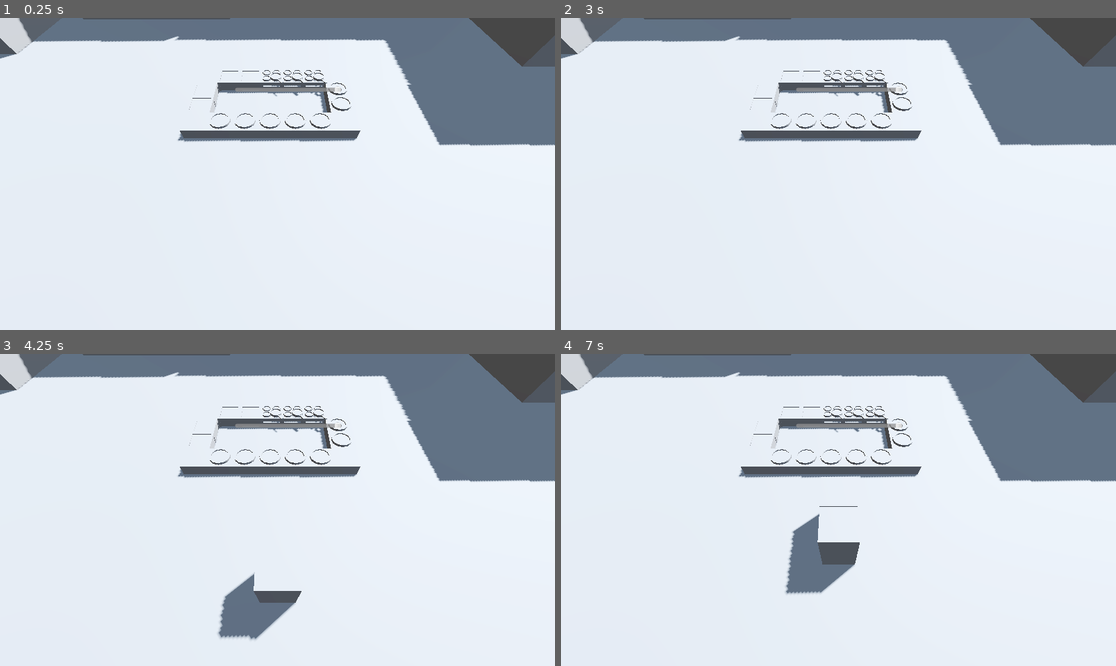
Above: before the commit, frames 1-4 (two rows, left to right).
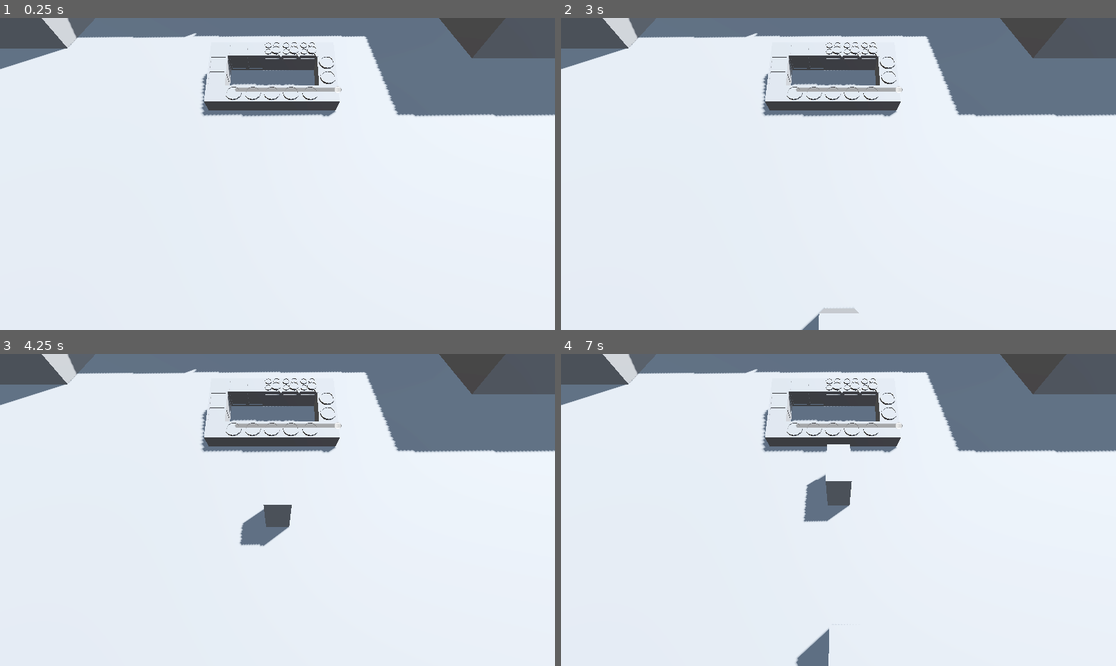
Above: after the commit, the same moments.

Repository: thewasmans/2026-game-jam-burger-truck
Game: Godot game, scene res://scenes/main.tscn
The game is run twice, just before and just after one commit, with the same random seed, the same clock (stepped at 60 frames per second) and the same inputs.
Inputs:
- Up to frame 1 (0.25 s): no input
- Up to frame 2 (3 s): tap Enter at 0.5, 2 s; tap Space at 1.25, 2.75 s
- Up to frame 3 (4.25 s): no input
- Up to frame 4 (7 s): no input

The runs differ from the first frame. In frame 1, 12% of the frame differs, in the area x 0-100%, y 0-41%; in frame 2, 12%; in frame 3, 15%; in frame 4, 15%, in the area x 0-100%, y 0-100%.

Commit message:
rotated kitchen and moved camera

Diff:
--- a/contents/prefabs/kitchen/kitchen.tscn
+++ b/contents/prefabs/kitchen/kitchen.tscn
@@ -19,49 +19,49 @@
 shape = SubResource("BoxShape3D_frebv")
 
 [node name="Counter" parent="." unique_id=870078296 instance=ExtResource("1_3r5eq")]
-transform = Transform3D(1, 0, 0, 0, 1, 0, 0, 0, 1, 0, 0, 1.4956052)
+transform = Transform3D(1, 0, 0, 0, 0.97472614, -0.2234032, 0, 0.2234032, 0.97472614, 0, 0.42527205, 1.4576944)
 
 [node name="Counter2" parent="." unique_id=1273896585 instance=ExtResource("1_3r5eq")]
-transform = Transform3D(1, 0, 0, 0, 1, 0, 0, 0, 1, -1, 0, 1.4956052)
+transform = Transform3D(1, 0, 0, 0, 0.97472614, -0.2234032, 0, 0.2234032, 0.97472614, -1, 0.42527205, 1.4576944)
 
 [node name="Counter3" parent="." unique_id=1426588164 instance=ExtResource("1_3r5eq")]
-transform = Transform3D(1, 0, 0, 0, 1, 0, 0, 0, 1, -2, 0, 1.4956052)
+transform = Transform3D(1, 0, 0, 0, 0.97472614, -0.2234032, 0, 0.2234032, 0.97472614, -2, 0.42527205, 1.4576944)
 
 [node name="Counter4" parent="." unique_id=1862443140 instance=ExtResource("1_3r5eq")]
-transform = Transform3D(1, 0, 0, 0, 1, 0, 0, 0, 1, 1, 0, 1.4956052)
+transform = Transform3D(1, 0, 0, 0, 0.97472614, -0.2234032, 0, 0.2234032, 0.97472614, 1, 0.42527205, 1.4576944)
 
 [node name="Counter5" parent="." unique_id=410858721 instance=ExtResource("1_3r5eq")]
-transform = Transform3D(1, 0, 0, 0, 1, 0, 0, 0, 1, 2, 0, 1.4956052)
+transform = Transform3D(1, 0, 0, 0, 0.97472614, -0.2234032, 0, 0.2234032, 0.97472614, 2, 0.42527205, 1.4576944)
 
 [node name="Counter6" parent="." unique_id=296049483 instance=ExtResource("1_3r5eq")]
-transform = Transform3D(1, 0, 0, 0, 1, 0, 0, 0, 1, 3, 0, 0.49560523)
+transform = Transform3D(1, 0, 0, 0, 0.97472614, -0.2234032, 0, 0.2234032, 0.97472614, 3, 0.6486752, 0.4829683)
 
 [node name="Counter7" parent="." unique_id=795371894 instance=ExtResource("1_3r5eq")]
-transform = Transform3D(1, 0, 0, 0, 1, 0, 0, 0, 1, 3, 0, -0.50439477)
+transform = Transform3D(1, 0, 0, 0, 0.97472614, -0.2234032, 0, 0.2234032, 0.97472614, 3, 0.8720784, -0.4917578)
 
 [node name="Ingredient_Crate" parent="." unique_id=919005442 instance=ExtResource("2_23j7w")]
-transform = Transform3D(1, 0, 0, 0, 1, 0, 0, 0, 1, -1, 0, -1.5043948)
+transform = Transform3D(1, 0, 0, 0, 0.97472614, -0.2234032, 0, 0.2234032, 0.97472614, -1, 1.0954816, -1.4664838)
 
 [node name="Ingredient_Crate2" parent="." unique_id=1315375097 instance=ExtResource("2_23j7w")]
-transform = Transform3D(1, 0, 0, 0, 1, 0, 0, 0, 1, -2, 0, -1.5043948)
+transform = Transform3D(1, 0, 0, 0, 0.97472614, -0.2234032, 0, 0.2234032, 0.97472614, -2, 1.0954816, -1.4664838)
 
 [node name="Ingredient_Crate3" parent="." unique_id=1029953727 instance=ExtResource("2_23j7w")]
-transform = Transform3D(-4.371139e-08, 0, 1, 0, 1, 0, -1, 0, -4.371139e-08, -3, 0, -0.50439477)
+transform = Transform3D(-4.371139e-08, 0, 1, 0.2234032, 0.97472614, 9.765264e-09, -0.97472614, 0.2234032, -4.260663e-08, -3, 0.8720784, -0.4917578)
 
 [node name="Ingredient_Crate4" parent="." unique_id=1139325182 instance=ExtResource("2_23j7w")]
-transform = Transform3D(-4.371139e-08, 0, 1, 0, 1, 0, -1, 0, -4.371139e-08, -3, 0, 0.49560523)
+transform = Transform3D(-4.371139e-08, 0, 1, 0.2234032, 0.97472614, 9.765264e-09, -0.97472614, 0.2234032, -4.260663e-08, -3, 0.6486752, 0.4829683)
 
 [node name="Stove" parent="." unique_id=153617488 instance=ExtResource("3_wsxgx")]
-transform = Transform3D(1, 0, 0, 0, 1, 0, 0, 0, 1, 0, 0, -1.5043948)
+transform = Transform3D(1, 0, 0, 0, 0.97472614, -0.2234032, 0, 0.2234032, 0.97472614, 0, 1.0954816, -1.4664838)
 
 [node name="Stove2" parent="." unique_id=317811751 instance=ExtResource("3_wsxgx")]
-transform = Transform3D(1, 0, 0, 0, 1, 0, 0, 0, 1, 1, 0, -1.5043948)
+transform = Transform3D(1, 0, 0, 0, 0.97472614, -0.2234032, 0, 0.2234032, 0.97472614, 1, 1.0954816, -1.4664838)
 
 [node name="Stove3" parent="." unique_id=1137081799 instance=ExtResource("3_wsxgx")]
-transform = Transform3D(1, 0, 0, 0, 1, 0, 0, 0, 1, 2, 0, -1.5043948)
+transform = Transform3D(1, 0, 0, 0, 0.97472614, -0.2234032, 0, 0.2234032, 0.97472614, 2, 1.0954816, -1.4664838)
 
 [node name="Counter8" type="MeshInstance3D" parent="." unique_id=1699754072]
-transform = Transform3D(1, 0, 0, 0, 1, 0, 0, 0, 1, -3, 0, 1.4956052)
+transform = Transform3D(1, 0, 0, 0, 0.97472614, -0.2234032, 0, 0.2234032, 0.97472614, -3, 0.42527205, 1.4576944)
 mesh = SubResource("BoxMesh_4xowi")
 
 [node name="StaticBody3D" type="StaticBody3D" parent="Counter8" unique_id=86061582]
@@ -70,7 +70,7 @@
 shape = SubResource("BoxShape3D_a202f")
 
 [node name="Counter9" type="MeshInstance3D" parent="." unique_id=984301121]
-transform = Transform3D(1, 0, 0, 0, 1, 0, 0, 0, 1, -3, 0, -1.5043948)
+transform = Transform3D(1, 0, 0, 0, 0.97472614, -0.2234032, 0, 0.2234032, 0.97472614, -3, 1.0954816, -1.4664838)
 mesh = SubResource("BoxMesh_4xowi")
 
 [node name="StaticBody3D" type="StaticBody3D" parent="Counter9" unique_id=1588025069]
@@ -79,7 +79,7 @@
 shape = SubResource("BoxShape3D_a202f")
 
 [node name="Counter10" type="MeshInstance3D" parent="." unique_id=543244537]
-transform = Transform3D(1, 0, 0, 0, 1, 0, 0, 0, 1, 3, 0, -1.5043948)
+transform = Transform3D(1, 0, 0, 0, 0.97472614, -0.2234032, 0, 0.2234032, 0.97472614, 3, 1.0954816, -1.4664838)
 mesh = SubResource("BoxMesh_4xowi")
 
 [node name="StaticBody3D" type="StaticBody3D" parent="Counter10" unique_id=1445336444]
@@ -88,7 +88,7 @@
 shape = SubResource("BoxShape3D_a202f")
 
 [node name="Counter11" type="MeshInstance3D" parent="." unique_id=1557949106]
-transform = Transform3D(1, 0, 0, 0, 1, 0, 0, 0, 1, 3, 0, 1.4956052)
+transform = Transform3D(1, 0, 0, 0, 0.97472614, -0.2234032, 0, 0.2234032, 0.97472614, 3, 0.42527205, 1.4576944)
 mesh = SubResource("BoxMesh_4xowi")
 
 [node name="StaticBody3D" type="StaticBody3D" parent="Counter11" unique_id=2097294972]
--- a/scenes/main.tscn
+++ b/scenes/main.tscn
@@ -38,7 +38,7 @@
 [node name="Global" type="Node" parent="." unique_id=1804165768]
 
 [node name="Camera3D" type="Camera3D" parent="Global" unique_id=1998703230]
-transform = Transform3D(-1, 1.4004129e-08, -7.913763e-08, -6.005823e-08, 0.52410483, 0.85165375, 5.3403085e-08, 0.85165375, -0.52410483, 0, 6.3004704, -1.178905)
+transform = Transform3D(-1, -7.5710346e-08, 4.3711385e-08, 0, 0.49999997, 0.86602545, -8.742278e-08, 0.86602545, -0.49999997, 0, 8, -4.159)
 
 [node name="Level" type="Node" parent="." unique_id=751625337]
 
@@ -61,7 +61,7 @@
 out_screen_target = NodePath("../Kitchen/TargetPositionClients/Leaving")
 
 [node name="Ground" type="MeshInstance3D" parent="Level" unique_id=1600320922]
-transform = Transform3D(100, 0, 0, 0, 0.1, 0, 0, 0, 100, 0, 0, 0)
+transform = Transform3D(100.000015, 0, 0, 0, 0.1, 0, 0, 0, 100.000015, 0, 0, 0)
 mesh = SubResource("BoxMesh_sugp2")
 
 [node name="Environments" type="Node" parent="." unique_id=382932535]
